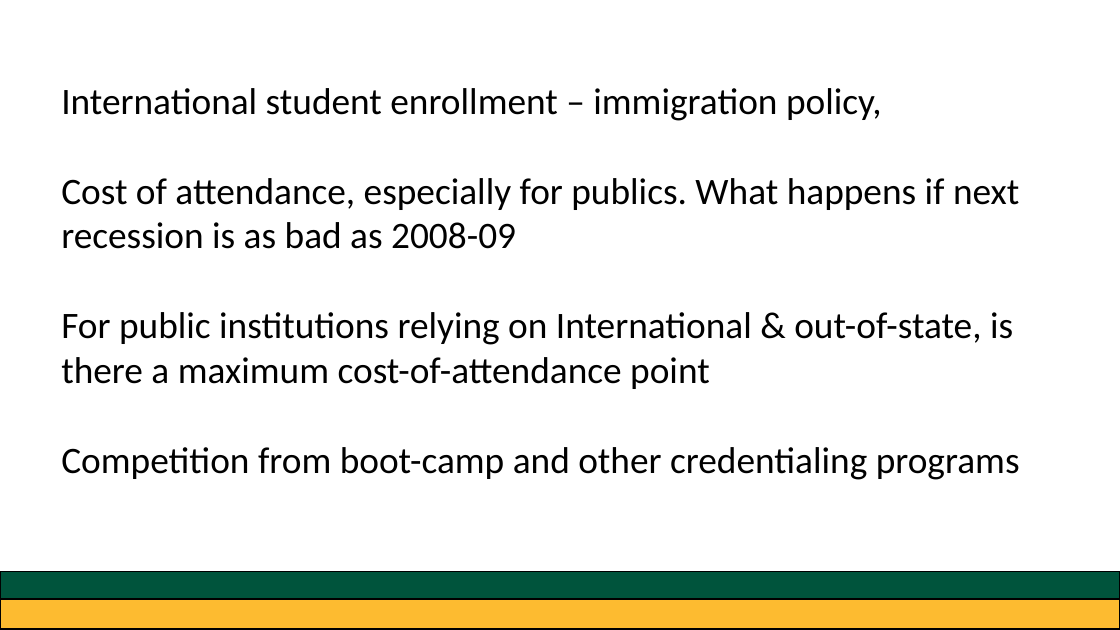
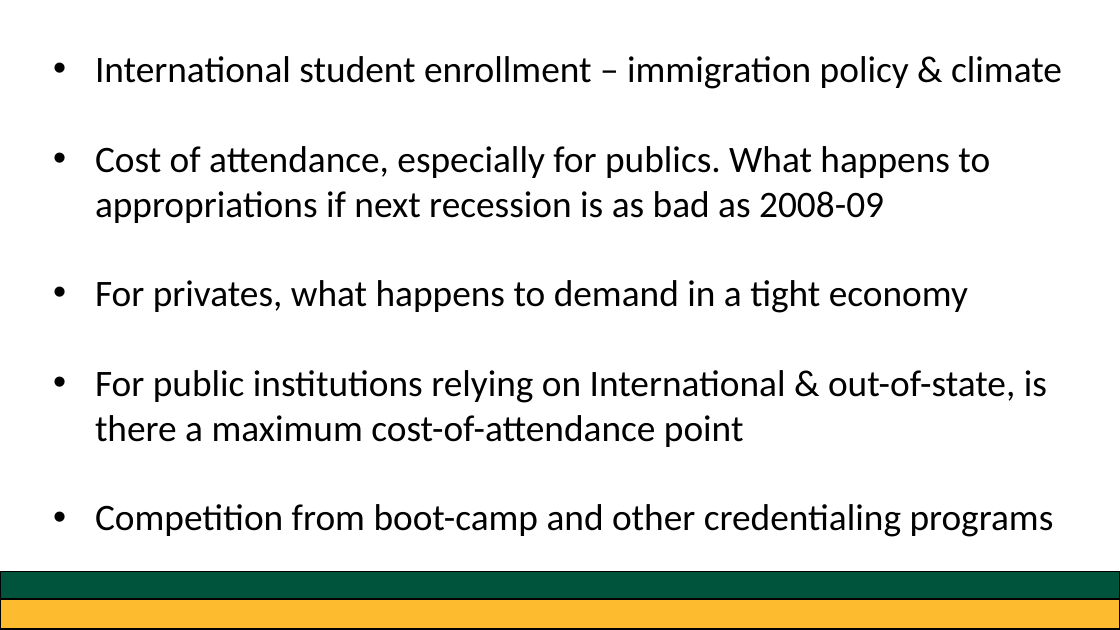
Before and after one commit to greg-dubrow/USF-talk-February-2020, a slide deck: slide 22 of usf_presentation_0220_gdubrow.pptx (slide 20 before the commit). Drawn at 1120x630 pixels with LibreOffice and Linux fonts; fonts in the diff are those of the drawing. Boxes give left, top, right and bottom in pixels: in the first picture for what was removed or moved away, otherwise in the second. Text is boxed around its words. In the diff, an @@ line names an element or a change of style, - is before the commit and + after.

```diff
--- a/usf_presentation_0220_gdubrow.pptx
+++ b/usf_presentation_0220_gdubrow.pptx
@@ text "International student enrollment – immigration ...": place and size @@
-text "International student enrollment – immigration ..." at (61, 88, 1020, 480)
+text "International student enrollment – immigration ..." at (95, 56, 1062, 537)
@@ text at (95, 56, 1062, 313): text changed @@
-International student enrollment – immigration policy,
-Cost of attendance, especially for publics. What happens if next recession is as bad as 2008-09
+• International student enrollment – immigration policy & climate
+• Cost of attendance, especially for publics. What happens to appropriations if next recession is as bad as 2008-09
+• For privates, what happens to demand in a tight economy
@@ text at (95, 370, 1054, 537): bullet none to • @@
```
Also in this commit, not shown: 6 other slides changed, 6 slides added, 2 slides removed, 7 other files.
